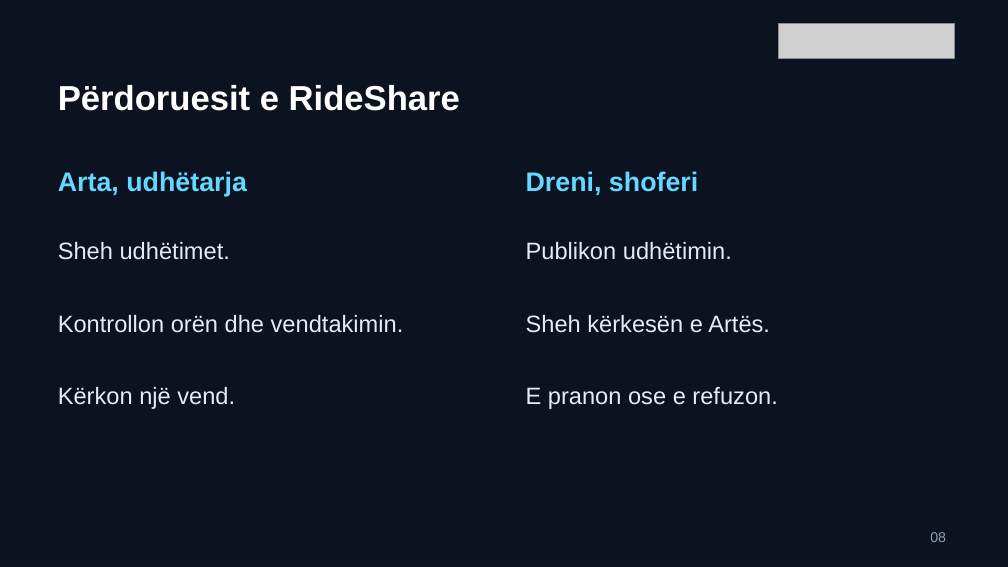
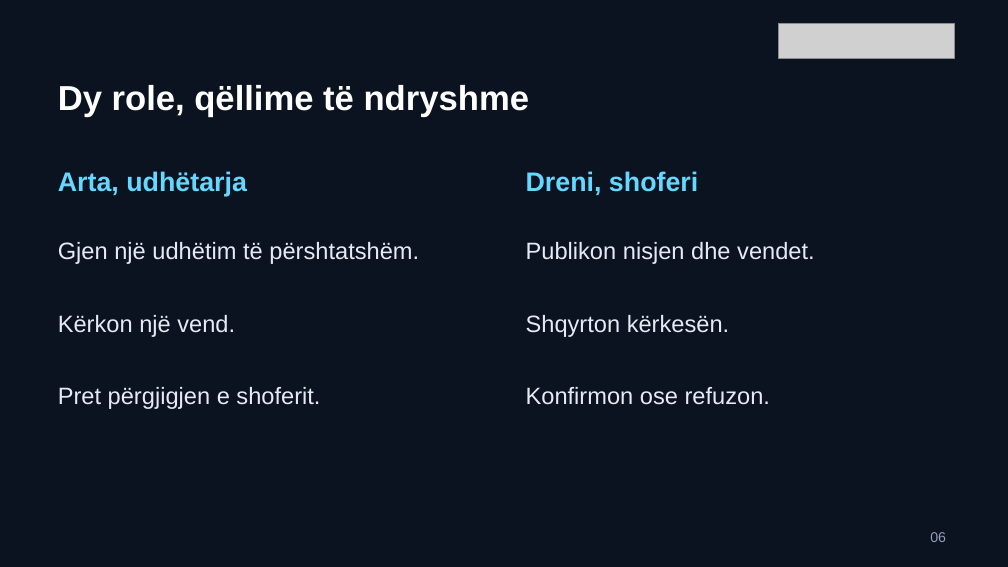
Before and after one commit to arbenl/arbenl.github.io, a slide deck: slide 6 of lendet/2026-2027/mobile/lectures/ligjerata-02-rideshare-ideja-mvp-2026.pptx (slide 8 before the commit). Drawn at 1008x567 pixels with LibreOffice and Linux fonts; fonts in the diff are those of the drawing; grey boxes stand for pictures. Boxes give left, top, right and bottom in pixels: in the first picture for what was removed or moved away, otherwise in the second. Text is boxed around its words. In the diff, an @@ line names an element or a change of style, - is before the commit and + after.

Commit message:
Separate week two lecture reasoning from guided RideShare lab (#19)

```diff
--- a/lendet/2026-2027/mobile/lectures/ligjerata-02-rideshare-ideja-mvp-2026.pptx
+++ b/lendet/2026-2027/mobile/lectures/ligjerata-02-rideshare-ideja-mvp-2026.pptx
@@ text at (x1=58, y1=85, x2=529, y2=117): text changed @@
-Përdoruesit e RideShare
+Dy role, qëllime të ndryshme
@@ text at (x1=58, y1=242, x2=419, y2=264): text changed @@
-Sheh udhëtimet.
+Gjen një udhëtim të përshtatshëm.
@@ text at (x1=526, y1=242, x2=815, y2=264): text changed @@
-Publikon udhëtimin.
+Publikon nisjen dhe vendet.
@@ text "Kërkon një vend." moved from (x1=58, y1=387, x2=235, y2=409) to (x1=58, y1=315, x2=235, y2=337) @@
@@ text removed at (x1=58, y1=315, x2=404, y2=333) @@
-Kontrollon orën dhe vendtakimin.
@@ text at (x1=526, y1=315, x2=729, y2=337): text changed @@
-Sheh kërkesën e Artës.
+Shqyrton kërkesën.
@@ text added at (x1=58, y1=387, x2=320, y2=409), 22.5 pt, text #E4EBF5 @@
+Pret përgjigjen e shoferit.
@@ text at (x1=526, y1=387, x2=770, y2=405): text changed @@
-E pranon ose e refuzon.
+Konfirmon ose refuzon.
@@ text at (x1=930, y1=532, x2=946, y2=542): text changed @@
-08
+06
```
Also in this commit, not shown: 5 other slides changed, 16 slides added, 20 slides removed, 15 other files.
